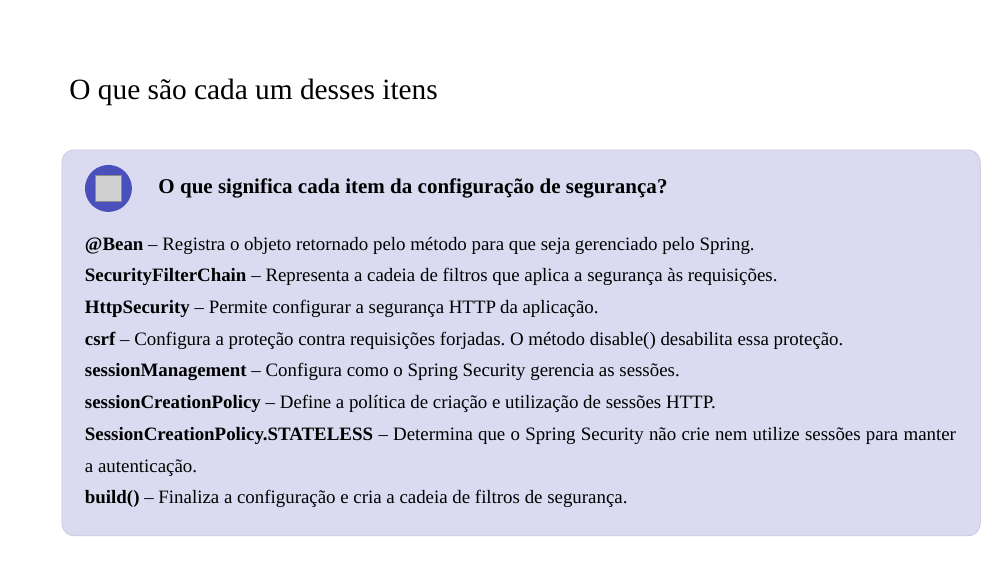
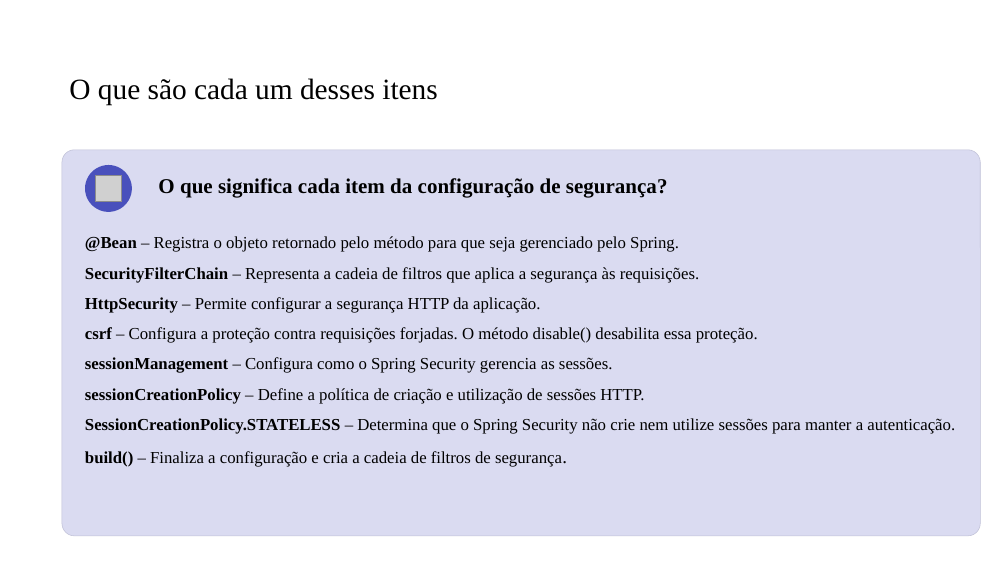
Before and after one commit to PedroMiho/UMC, a slide deck: slide 16 of engenharia-software/software-corporativo/boas-praticas/aula-06-spring-security/spring-security.pptx. Drawn at 1008x567 pixels with LibreOffice and Linux fonts; fonts in the diff are those of the drawing; grey boxes stand for pictures; background and template pictures are left out. Boxes give left, top, right and bottom in pixels: in the first picture for what was removed or moved away, otherwise in the second. Text is boxed around its words. In the diff, an @@ line names an element or a change of style, - is before the commit and + after.

```diff
--- a/engenharia-software/software-corporativo/boas-praticas/aula-06-spring-security/spring-security.pptx
+++ b/engenharia-software/software-corporativo/boas-praticas/aula-06-spring-security/spring-security.pptx
@@ text "@Bean – Registra o objeto ..." at (85, 236, 955, 467): size 18 to 16 pt; line spacing 1.4 to 1.5 @@
```
Also in this commit, not shown: 2 slides added, 1 slide removed, 3 other files.
